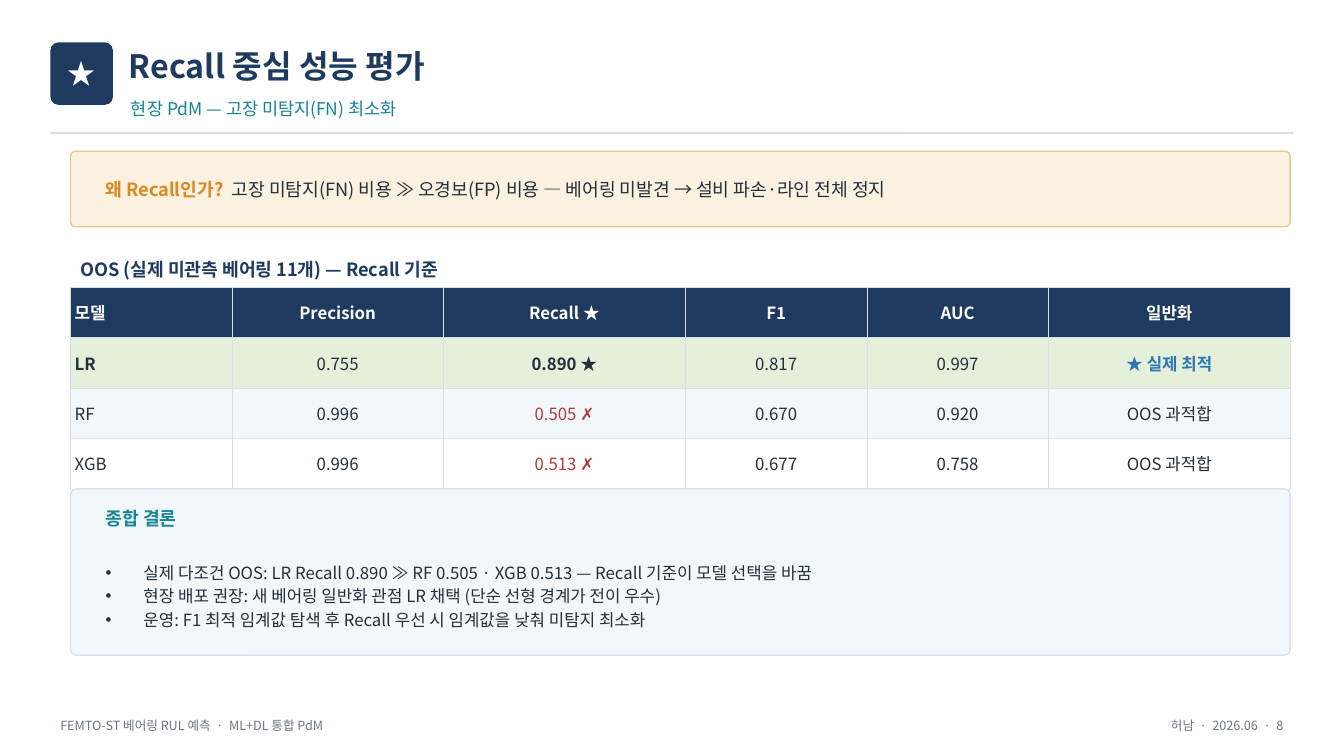
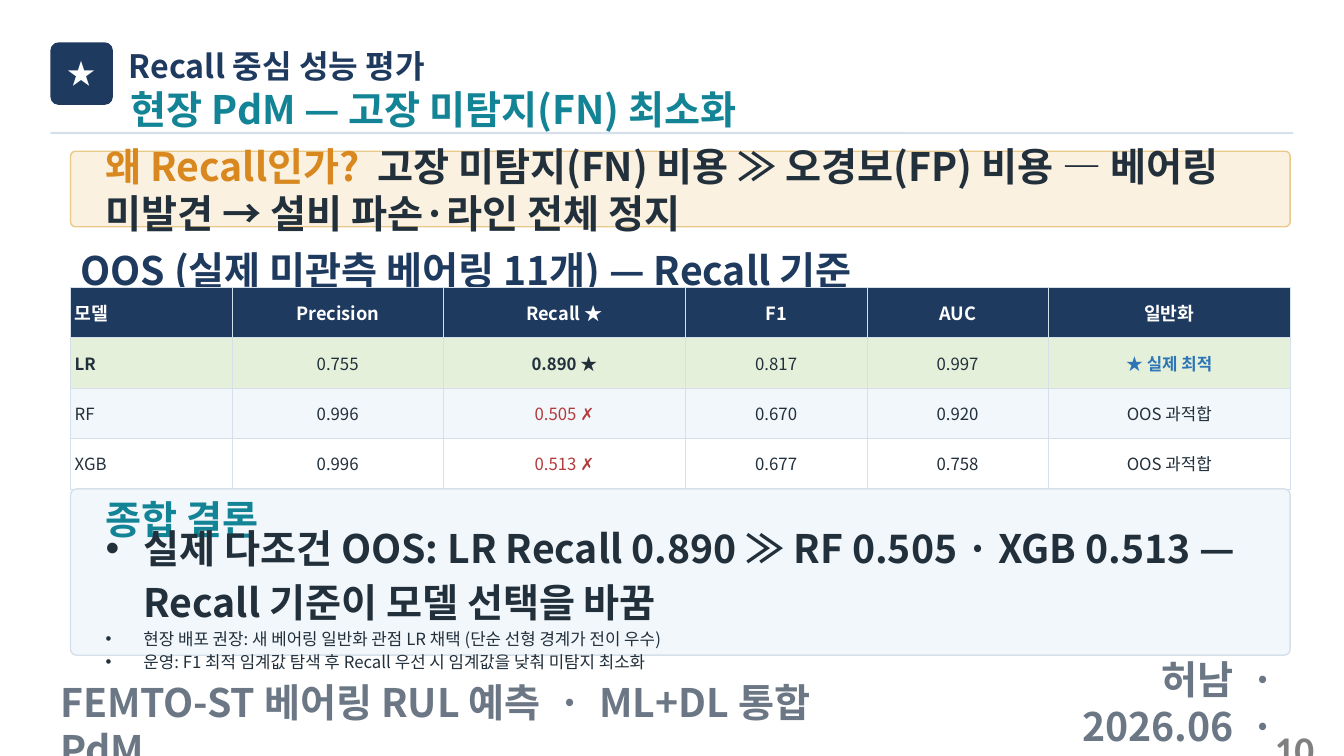
Before and after one commit to vapsnamheo-dev/AISOURCE, a slide deck: slide 10 of Homework/DL_FactoryAutomation/산출물/딥러닝_FEMTO_RUL_발표자료_v2.pptx. Drawn at 1344x756 pixels with LibreOffice and Linux fonts; fonts in the diff are those of the drawing. Boxes give left, top, right and bottom in pixels: in the first picture for what was removed or moved away, otherwise in the second. Text is boxed around its words. In the diff, an @@ line names an element or a change of style, - is before the commit and + after.

```diff
--- a/Homework/DL_FactoryAutomation/산출물/딥러닝_FEMTO_RUL_발표자료_v2.pptx
+++ b/Homework/DL_FactoryAutomation/산출물/딥러닝_FEMTO_RUL_발표자료_v2.pptx
@@ text "현장 PdM — 고장 미탐지(FN) ..." at (131,91,737,134): size 12.5 to 28 pt, bold on @@
@@ text "왜 Recall인가? 고장 미탐지(FN) 비용 ..." at (106,148,1218,232): size 13 to 28 pt; bold on in "고장 미탐지(FN) 비용 ≫ 오경보(FP) 비용 — ..." @@
@@ text "OOS (실제 미관측 베어링 11개) ..." at (80,245,852,296): size 13 to 28 pt @@
@@ table at (71,287,1291,476) @@
@@ size 12 to 13 pt in "모델", "Precision", "Recall ★", "F1" and 2 more places @@
@@ text "종합 결론" at (106,501,259,545): size 13 to 28 pt @@
@@ text at (143,523,1190,621): size 12 to 28 pt, bold on in "실제 다조건 OOS: LR Recall 0.890 ≫ ..." @@
@@ text "허남 · 2026.06 · 8" at (1082,655,1233,742): size 9 to 28 pt, bold on @@
@@ text "FEMTO-ST 베어링 RUL 예측 · ..." at (60,684,810,721): size 9 to 28 pt, bold on @@
@@ text added at (1245,721,1325,749), 28 pt, text #808080, bold @@
+10
```
Also in this commit, not shown: 13 other slides changed, 5 slides added, 1 other file.
